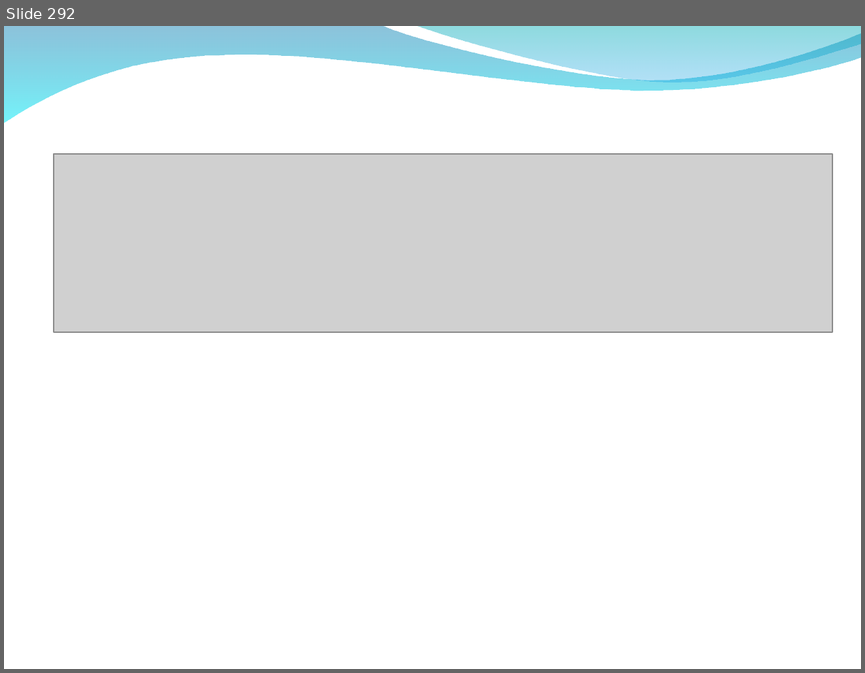
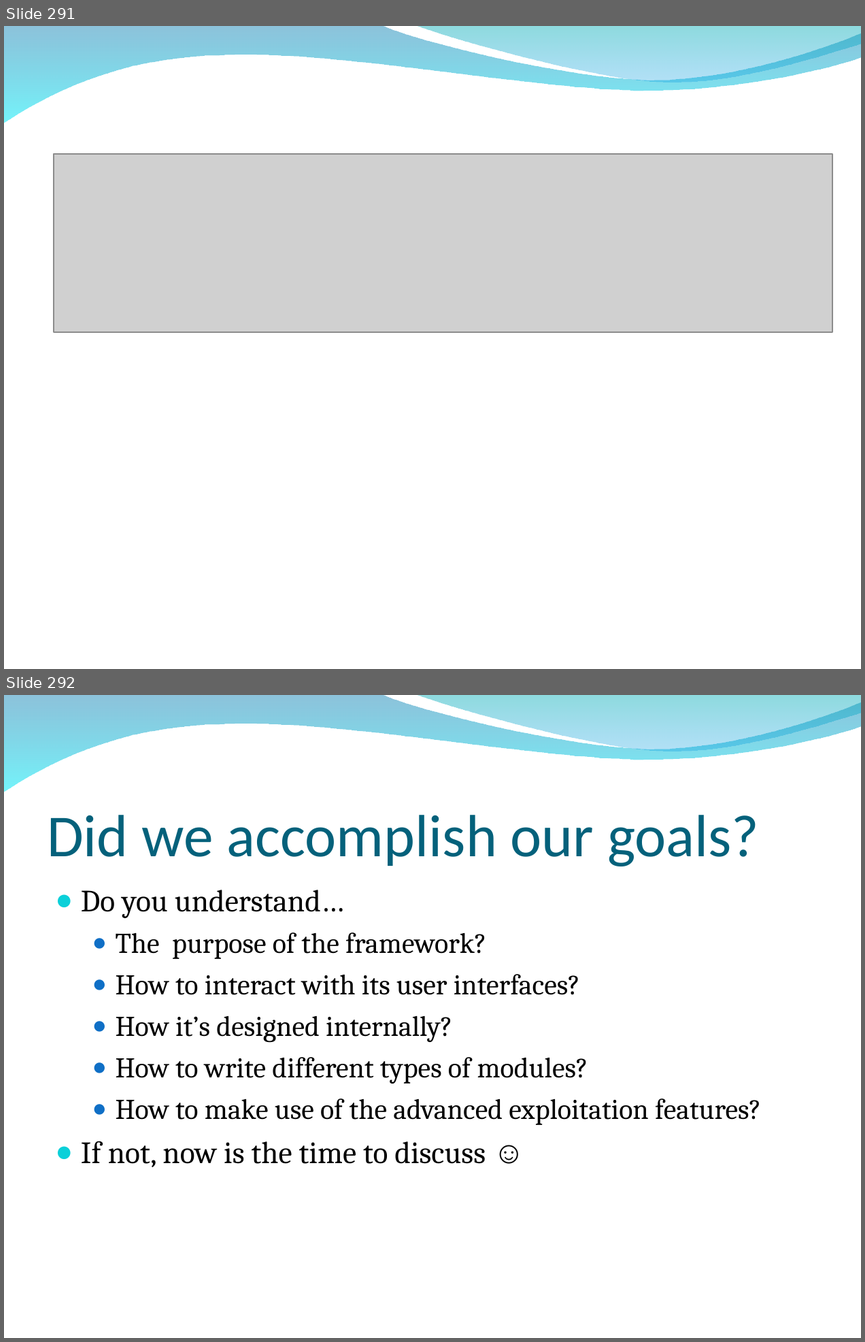
Before and after one commit to bedestall5/metasploit-framework, a slide deck: dev/materials/msf3_internals_training/slides/bh_training_deck.ppt. Shown one above the other, each under a label of ours: slide 292 before the commit, slides 291 and 292 after it. The pictures are 865x673 and 865x1342 pixels, drawn with LibreOffice and Linux fonts; fonts in the diff are those of the drawing; grey boxes stand for pictures; background and template pictures are left out. Boxes give left, top, right and bottom in pixels: in the first picture for what was removed or moved away, otherwise in the second. Text is boxed around its words. In the diff, an @@ line names an element or a change of style, - is before the commit and + after.

```diff
--- a/dev/materials/msf3_internals_training/slides/bh_training_deck.ppt
+++ b/dev/materials/msf3_internals_training/slides/bh_training_deck.ppt
@@ slide 292 added at (4,695,861,1338), background picture (left out); not listed: 2 template elements that a slide beside it also shows @@
@@ title added at (47,815,759,866), 50 pt, text #04617B @@
+Did we accomplish our goals?
@@ text added at (81,889,761,1167), 24 pt, text #000000 @@
+● Do you understand…
+  ● The purpose of the framework?
+  ● How to interact with its user interfaces?
+  ● How it’s designed internally?
+  ● How to write different types of modules?
+  ● How to make use of the advanced exploitation features?
+● If not, now is the time to discuss ☺
@@ what was slide 292 is now slide 291 @@
```
Also in this commit, not shown: 3 slides changed, 1 slide removed, 2 other files.
